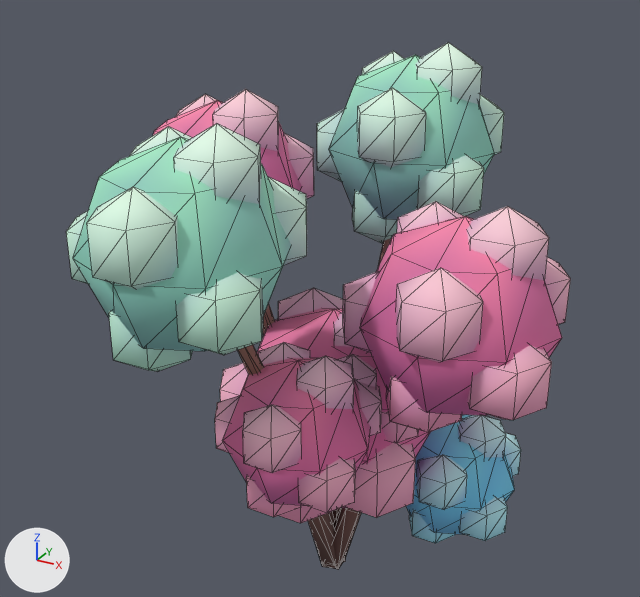
One commit to the glTF model shardlight/game/assets/models/verdant_flora/verdant_bush_puffball.glb: the scene before it, then after it.
Both versions are drawn from a camera (50 mm lens) standing at (1.021, -1.938, 1.849) and looking at (-0.02, -0.045, 0.903). Arrows for +X, +Y and +Z are at lower left; the lights stay in place. The picture after the commit comes second. Mesh edges are drawn as thin lines. Vertices at exactly the same position are counted once.

Objects in the first picture: 'verdant_bush_puffball'.
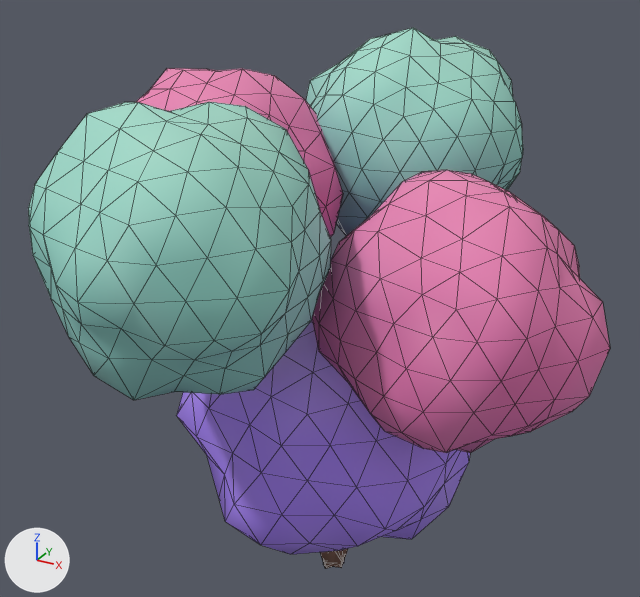
Boxes (x1, y1, x2, y2) around the edits, measured in the pictures (640 x 597 px; the box of a moved part takes in the faces that stretch with it):
'verdant_bush_puffball', reshaped (15% wider)
    before: (66, 42, 571, 569)
    after: (28, 28, 610, 569)
part 1 of me_verdant_bush_puffball, rebuilt
    before: (153, 100, 302, 191)
    after: (136, 68, 343, 237)
part 2 of me_verdant_bush_puffball, rebuilt (39% wider, 39% taller)
    before: (73, 137, 291, 351)
    after: (28, 102, 331, 400)
part 3 of me_verdant_bush_puffball, rebuilt (mostly hidden before)
    before: (240, 308, 430, 508)
    after: (176, 257, 470, 554)
part 4 of me_verdant_bush_puffball, rebuilt (47% wider, 41% taller)
    before: (360, 216, 562, 416)
    after: (312, 170, 610, 453)
part 5 of me_verdant_bush_puffball, rebuilt (not visible afterwards)
    before: (334, 346, 388, 412)
part 6 of me_verdant_bush_puffball, deleted
    before: (66, 51, 571, 544)
part 7 of me_verdant_bush_puffball, moved or reshaped
    before: (223, 42, 495, 569)
    after: (306, 28, 523, 569)

What changed in the scene script:
```text
Change me_verdant_bush_puffball:
    used by ob_verdant_bush_puffball; location = (0.0, 0.0, 0.0)
    remove me_verdant_bush_puffball.from_pydata(...)  # 1204 vertices, 2104 faces; spans x -0.62..0.64, y -0.78..0.64, z 0.0..1.52
    add me_verdant_bush_puffball.from_pydata(...)  # 1052 vertices, 2064 faces; spans x -0.65..0.74, y -0.86..0.72, z 0.0..1.56
    me_verdant_bush_puffball part 1: the loose piece of 26 vertices spanning x -0.58..-0.11, y -0.25..0.22, z 0.92..1.39 is rebuilt with 162 vertices and now spans x -0.65..-0.02, y -0.31..0.29, z 0.83..1.48
    me_verdant_bush_puffball part 2: the loose piece of 26 vertices spanning x -0.31..0.16, y -0.76..-0.29, z 0.96..1.43 is rebuilt with 162 vertices and now spans x -0.38..0.23, y -0.86..-0.23, z 0.88..1.5
    me_verdant_bush_puffball part 3: the loose piece of 26 vertices spanning x -0.3..0.3, y -0.3..0.3, z 0.27..0.86 is rebuilt with 162 vertices and now spans x -0.41..0.39, y -0.41..0.41, z 0.16..1.0
    me_verdant_bush_puffball part 4: the loose piece of 26 vertices spanning x 0.15..0.64, y -0.36..0.13, z 0.73..1.22 is rebuilt with 162 vertices and now spans x 0.05..0.74, y -0.43..0.21, z 0.64..1.3
    me_verdant_bush_puffball part 5: the loose piece of 26 vertices spanning x -0.06..0.29, y -0.18..0.16, z 0.51..0.86 is rebuilt with 162 vertices and now spans x -0.1..0.34, y -0.24..0.23, z 0.45..0.91
    me_verdant_bush_puffball part 6: 62 loose pieces with 880 vertices, spanning x -0.62..0.64, y -0.78..0.63, z 0.1..1.47, are deleted
    me_verdant_bush_puffball part 7: 5 vertices moved within x -0.26..0.26, y -0.25..0.01, z 0.01..0.88; 174 vertices removed from x -0.36..0.4, y -0.54..0.64, z 0.0..1.52; 222 vertices added at x -0.36..0.41, y -0.54..0.72, z 0.0..1.56
```
